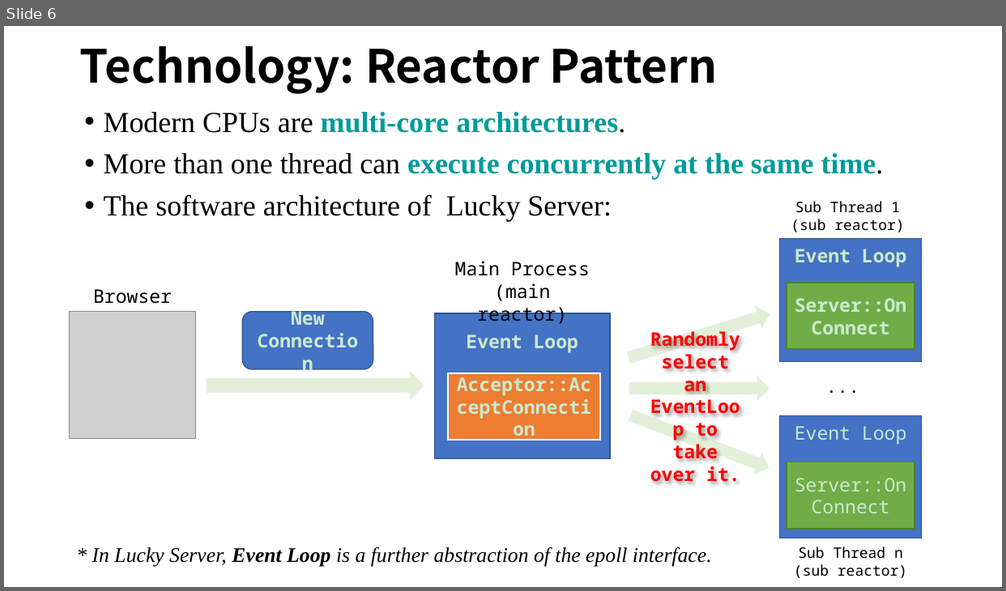
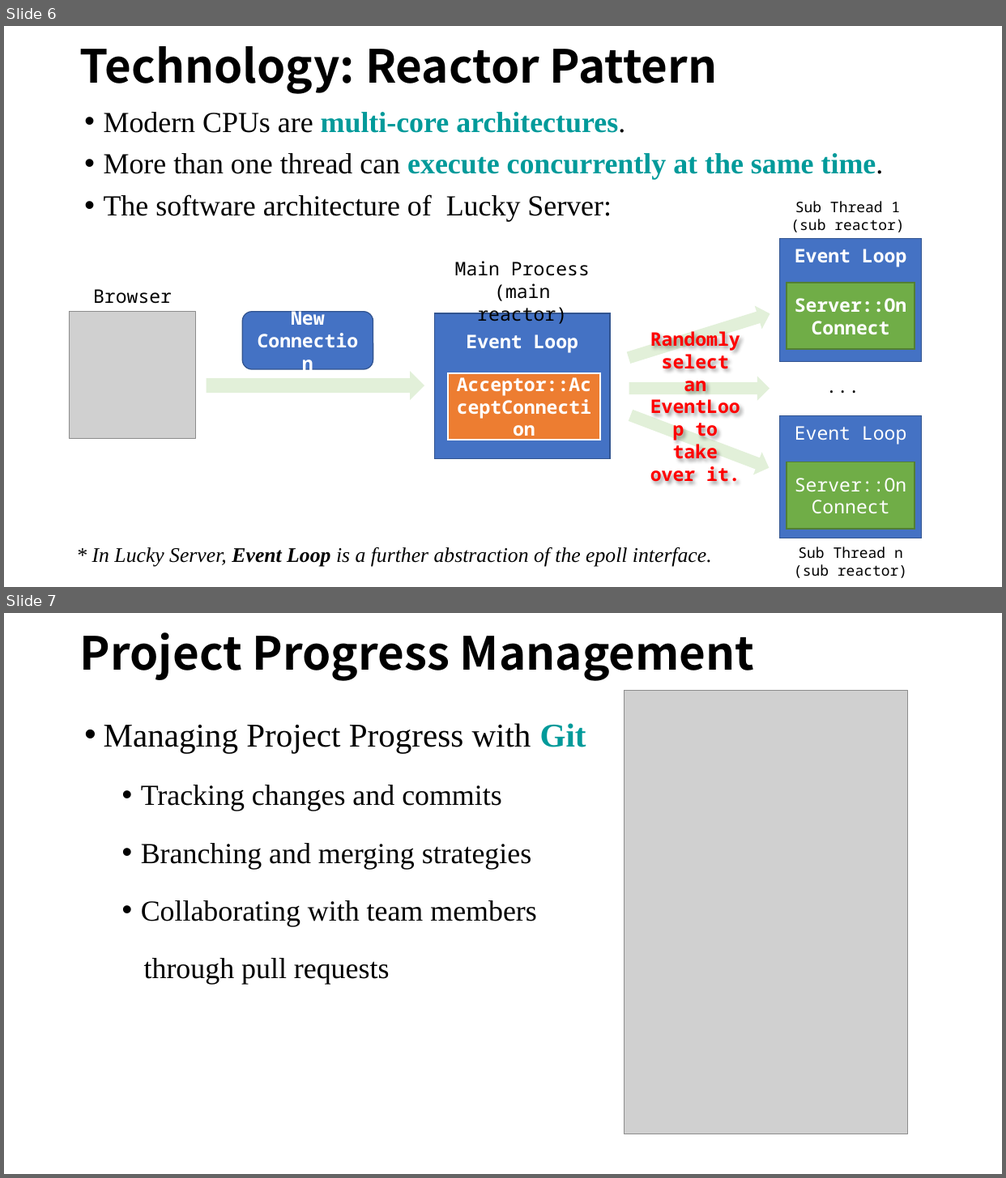
Before and after one commit to WU-SUNFLOWER/LuckyServer, a slide deck: docs/LuckyServer.pptx. Shown one above the other, each under a label of ours: slide 6 before the commit, slides 6 and 7 after it. The pictures are 1006x591 and 1006x1178 pixels, drawn with LibreOffice and Linux fonts; fonts in the diff are those of the drawing; grey boxes stand for pictures. Boxes give left, top, right and bottom in pixels: in the first picture for what was removed or moved away, otherwise in the second. Text is boxed around its words. In the diff, an @@ line names an element or a change of style, - is before the commit and + after.

```diff
--- a/docs/LuckyServer.pptx
+++ b/docs/LuckyServer.pptx
@@ slide 7 added at box(4, 613, 1002, 1174), background #FFFFFF @@
@@ title added at box(80, 632, 755, 681), 44 pt, text #000000, bold @@
+Project Progress Management
@@ picture added at box(624, 690, 908, 1135) @@
@@ text added at box(104, 723, 586, 984), 28 pt, text #000000 @@
+• Managing Project Progress with Git
+  • Tracking changes and commits
+  • Branching and merging strategies
+  • Collaborating with team members
+  through pull requests
@@ slide 6 changed as well @@
@@ background #CAEACE to #FFFFFF @@
@@ rectangle "Acceptor::AcceptConnection" at box(449, 373, 601, 441): text colour #CAEACE to #FFFFFF; outline #CAEACE 1.5 pt to #FFFFFF 1.5 pt @@
@@ text colour #CAEACE to #FFFFFF in 6 elements at box(242, 312, 373, 369), box(434, 314, 610, 459), box(780, 238, 922, 361), box(786, 283, 914, 349), box(780, 416, 922, 539), box(786, 463, 914, 529) @@
```
Also in this commit, not shown: 5 other slides changed, 2 other slides added, 18 other files.
